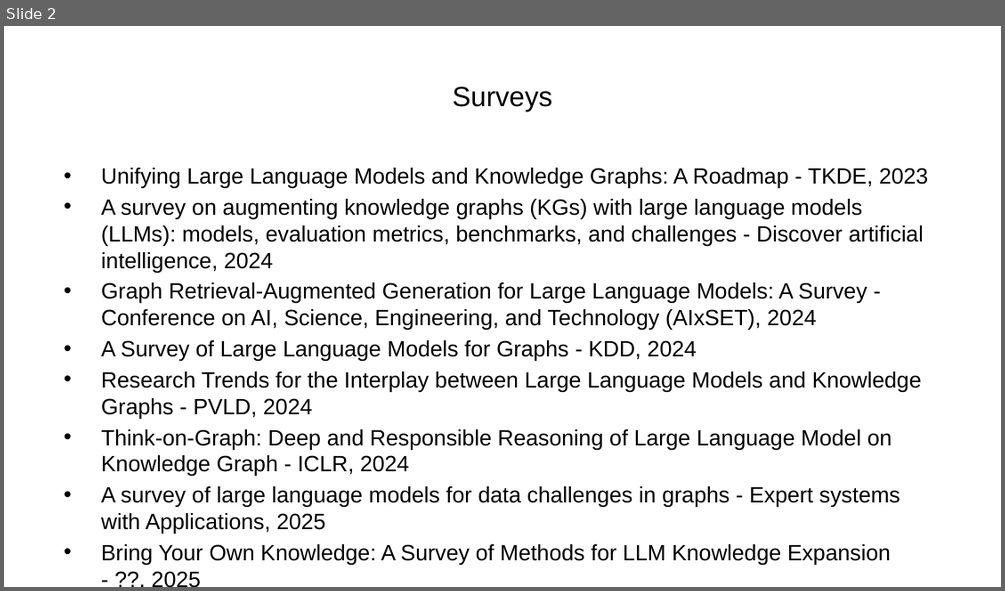
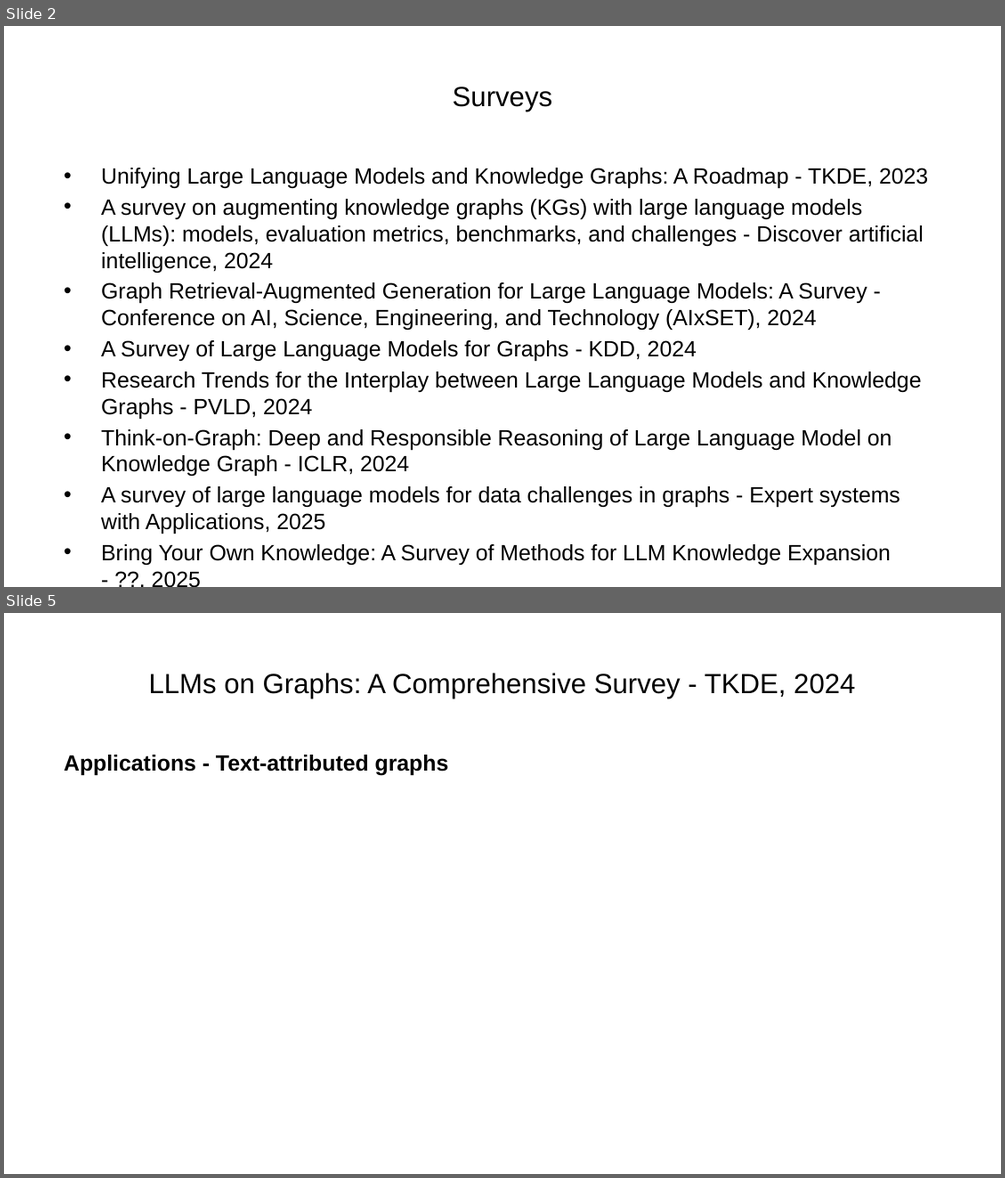
Before and after one commit to ManuelePasini/slides-markdown, a slide deck: graph_llm.pptx. Shown one above the other, each under a label of ours: slide 2 before the commit, slides 2 and 5 after it; the slides between them are not shown. The pictures are 1005x591 and 1005x1178 pixels, drawn with LibreOffice and Linux fonts; fonts in the diff are those of the drawing. Boxes give left, top, right and bottom in pixels: in the first picture for what was removed or moved away, otherwise in the second. Text is boxed around its words. In the diff, an @@ line names an element or a change of style, - is before the commit and + after.

```diff
--- a/graph_llm.pptx
+++ b/graph_llm.pptx
@@ slide 5 added at [4, 613, 1001, 1174], background #FFFFFF @@
@@ title added at [149, 673, 855, 698], 20 pt, text #000000 @@
+LLMs on Graphs: A Comprehensive Survey - TKDE, 2024
@@ text added at [64, 755, 449, 776], 16 pt, text #000000, bold @@
+Applications - Text-attributed graphs
```
Also in this commit, not shown: 3 slides changed, 1 other slide added, 5 other files.
